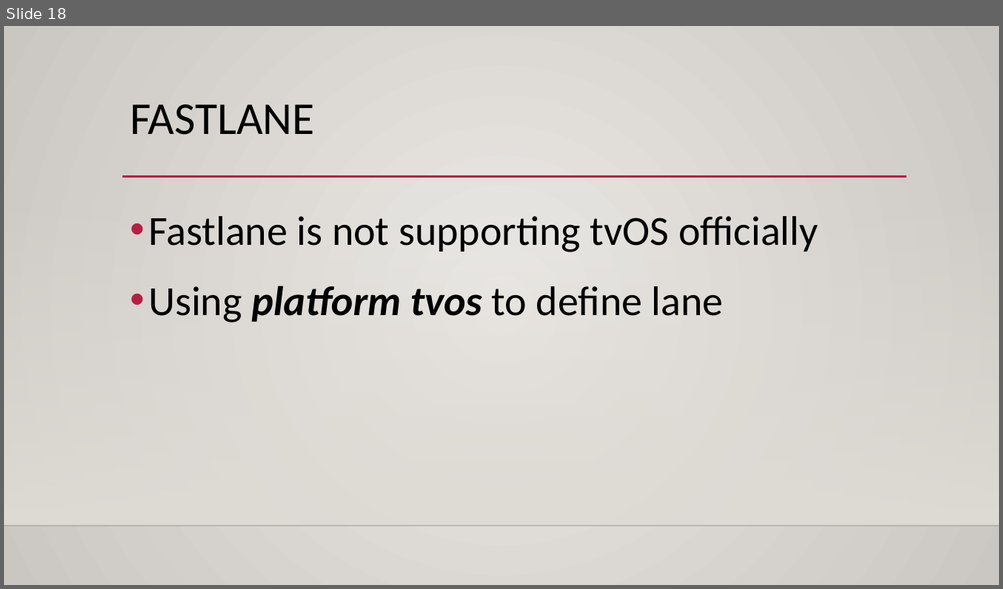
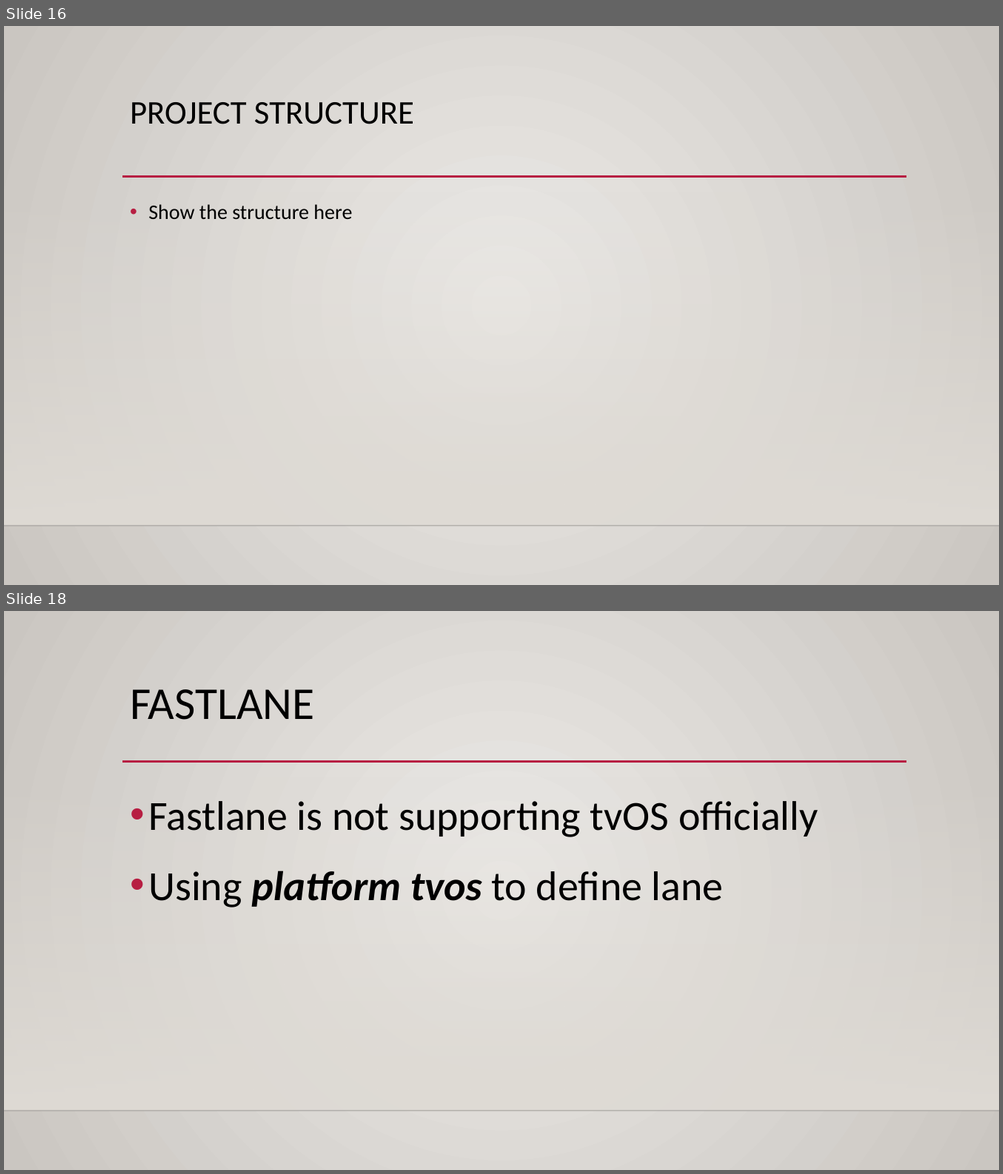
Before and after one commit to ThanhTurin/iOS-meetup-sg, a slide deck: Presentation.pptx. Shown one above the other, each under a label of ours: slide 18 before the commit, slides 16 and 18 after it; the slides between them are not shown. The pictures are 1003x589 and 1003x1174 pixels, drawn with LibreOffice and Linux fonts; fonts in the diff are those of the drawing; background and template pictures are left out. Boxes give left, top, right and bottom in pixels: in the first picture for what was removed or moved away, otherwise in the second. Text is boxed around its words. In the diff, an @@ line names an element or a change of style, - is before the commit and + after.

```diff
--- a/Presentation.pptx
+++ b/Presentation.pptx
@@ slide 16 added at (4,26,999,585), background gradient #ECEAE7 to #CAC7C1; not listed: 3 template elements that a slide beside it also shows @@
@@ title added at (130,102,414,124), 32 pt, text #000000 @@
+PROJECT STRUCTURE
@@ text added at (148,204,352,220), 20 pt, text #000000 @@
+• Show the structure here
```
Also in this commit, not shown: 3 slides changed, 2 other slides added, 3 slides removed.
